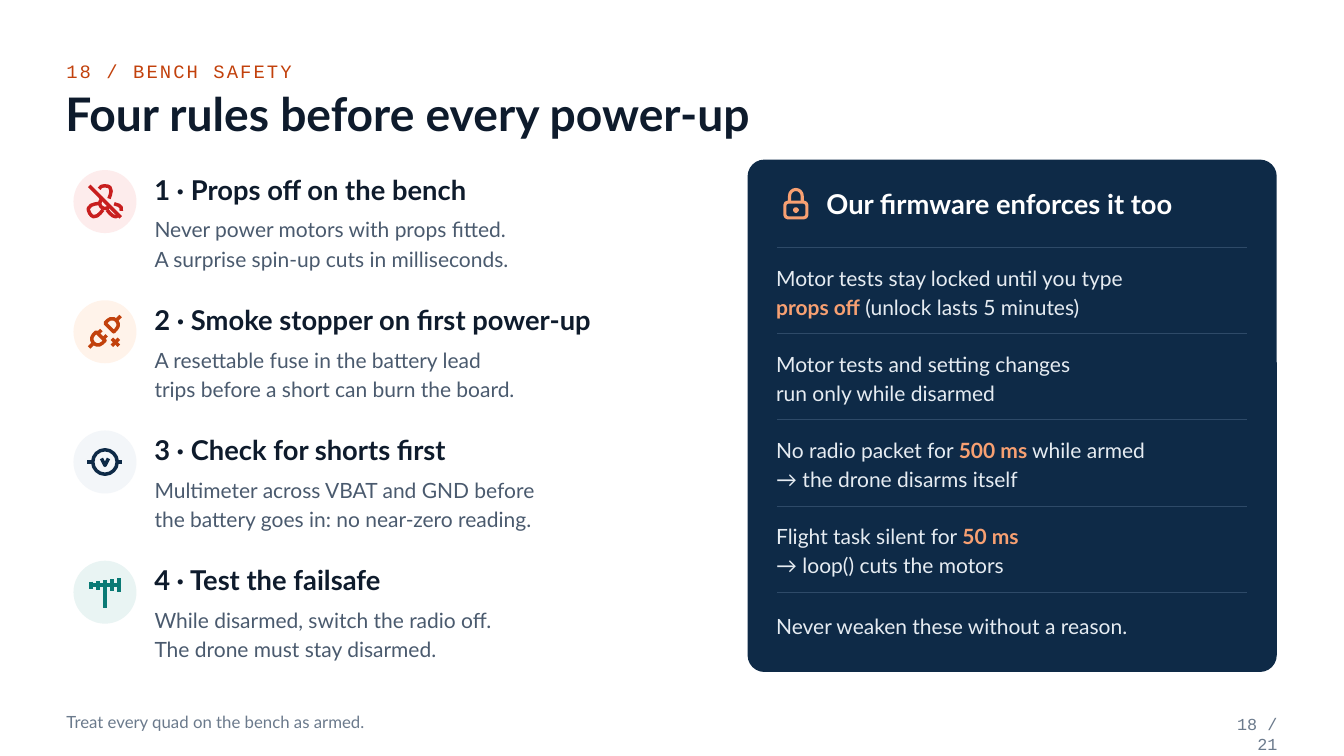
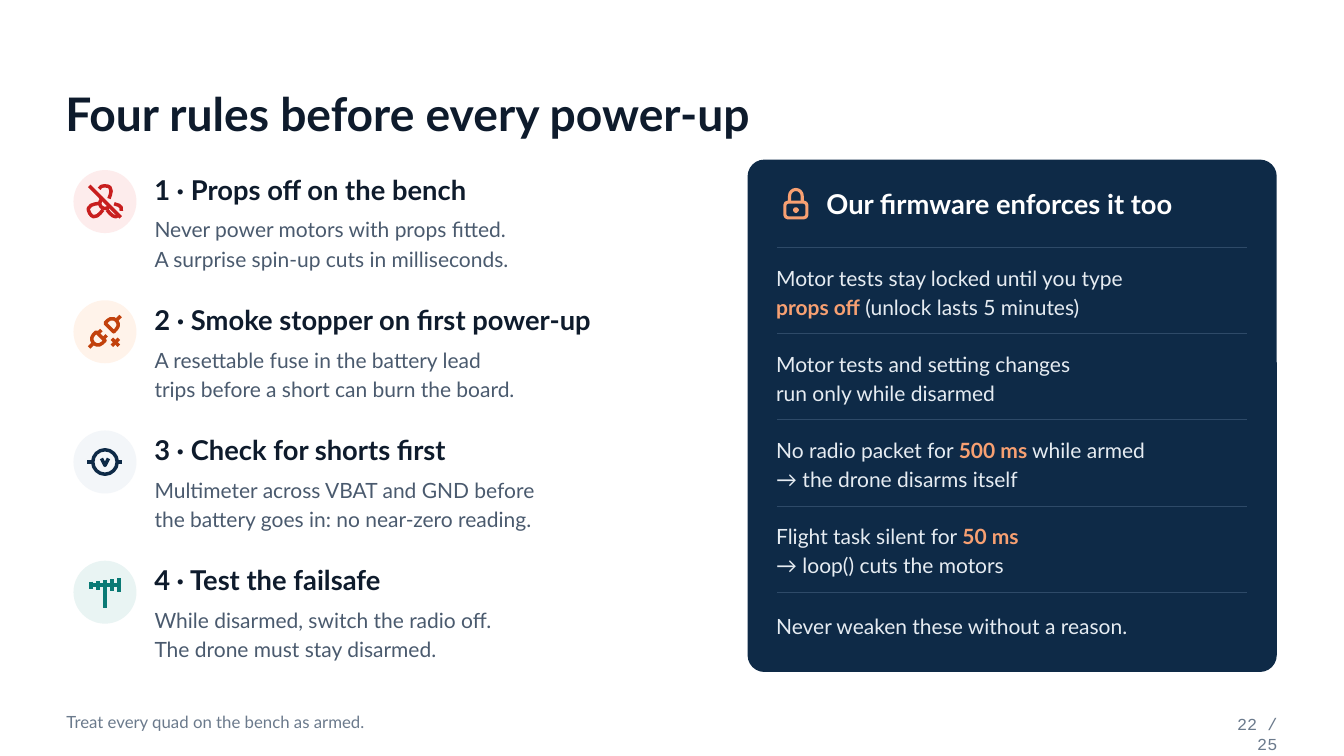
Before and after one commit to ara-aras/esp32-mini-drone, a slide deck: slide 22 of PPT/Drone_Workshop_v2.pptx (slide 18 before the commit). Drawn at 1344x756 pixels with LibreOffice and Linux fonts; fonts in the diff are those of the drawing. Boxes give left, top, right and bottom in pixels: in the first picture for what was removed or moved away, otherwise in the second. Text is boxed around its words. In the diff, an @@ line names an element or a change of style, - is before the commit and + after.

```diff
--- a/PPT/Drone_Workshop_v2.pptx
+++ b/PPT/Drone_Workshop_v2.pptx
@@ text removed at (66, 65, 291, 78) @@
-18 / BENCH SAFETY
@@ text at (1237, 719, 1277, 750): text changed @@
-18 / 21
+22 / 25
```
Also in this commit, not shown: 20 other slides changed, 4 slides added.
